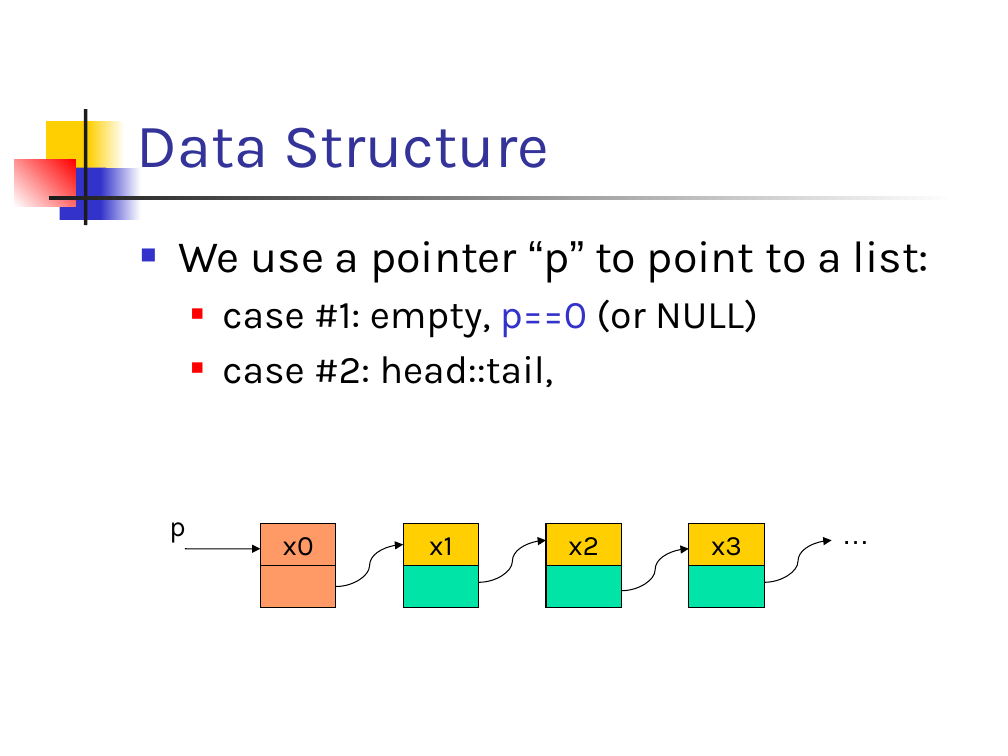
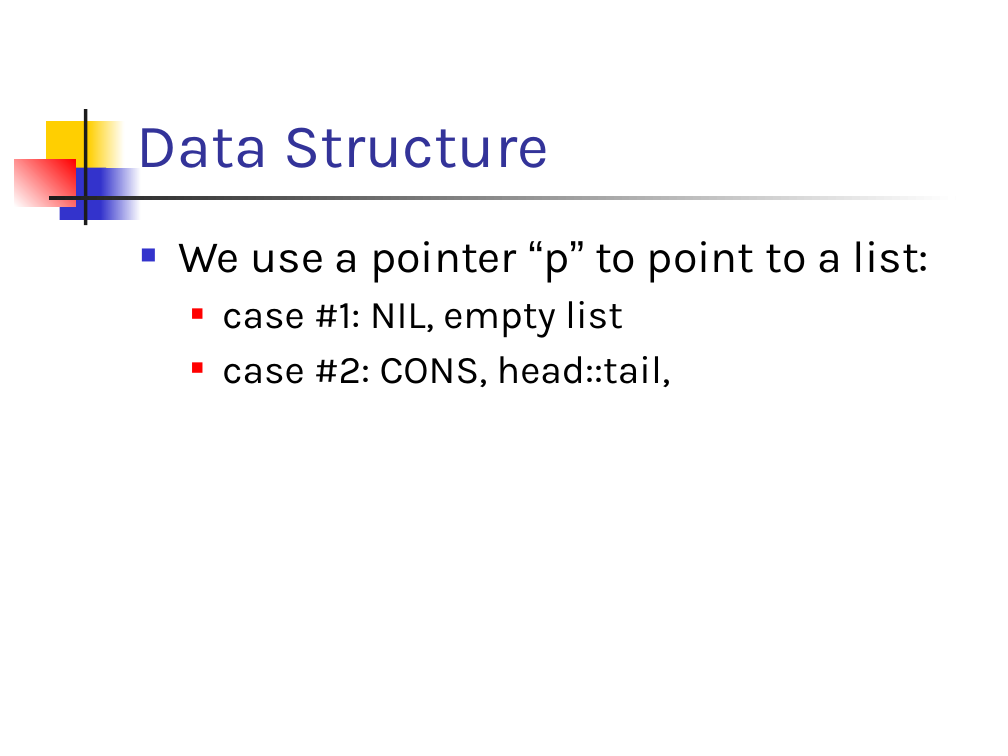
Before and after one commit to csslab-ustc/csslab-ustc.github.io, a slide deck: slide 6 of courses/sysprog/slides/lec13-funList.pptx. Drawn at 1008x756 pixels with LibreOffice and Linux fonts; fonts in the diff are those of the drawing. Boxes give left, top, right and bottom in pixels: in the first picture for what was removed or moved away, otherwise in the second. Text is boxed around its words. In the diff, an @@ line names an element or a change of style, - is before the commit and + after.

```diff
--- a/courses/sysprog/slides/lec13-funList.pptx
+++ b/courses/sysprog/slides/lec13-funList.pptx
@@ text at <box>222,301,671,387</box>: text changed @@
-  ■ case #1: empty, p==0 (or NULL)
-  ■ case #2: head::tail,
+  ■ case #1: NIL, empty list
+  ■ case #2: CONS, head::tail,
@@ group removed at <box>169,512,907,608</box>: 8 rectangles, 4 curved arrows, 2 texts, 1 arrow @@
-x0
-x1
-x2
-x3
-p
-…
```
Also in this commit, not shown: 7 other slides changed.
